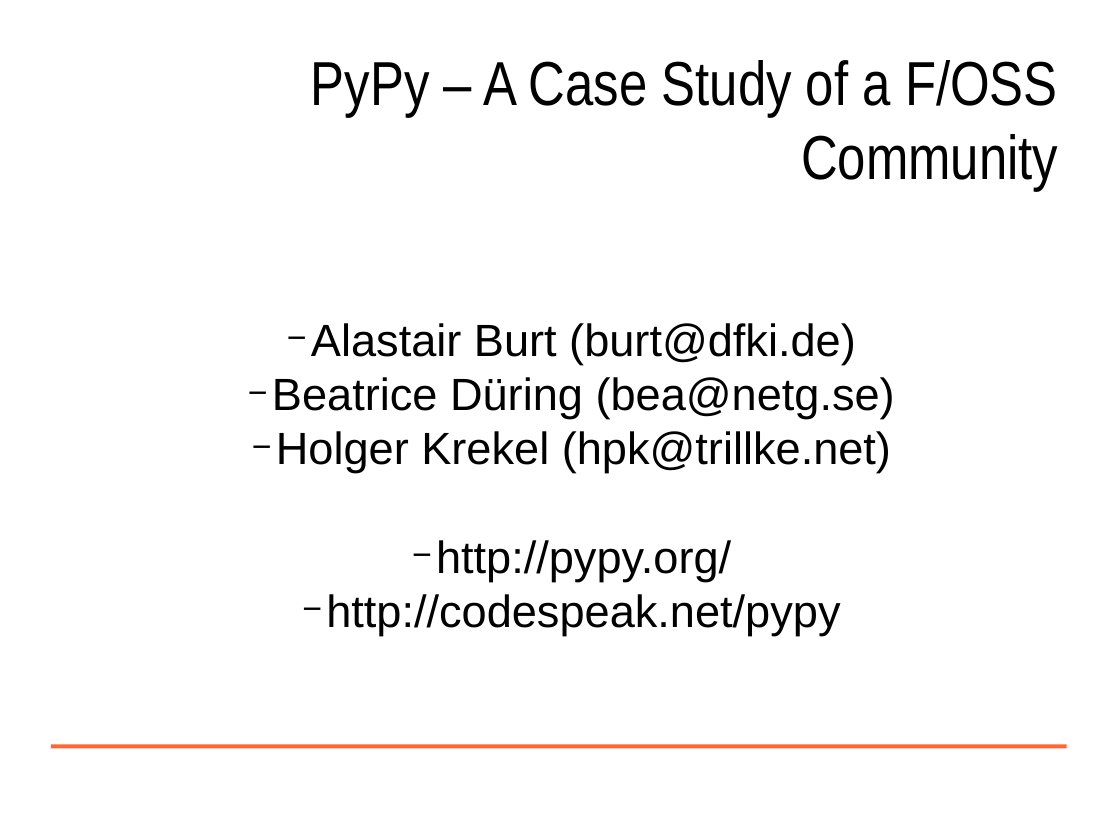
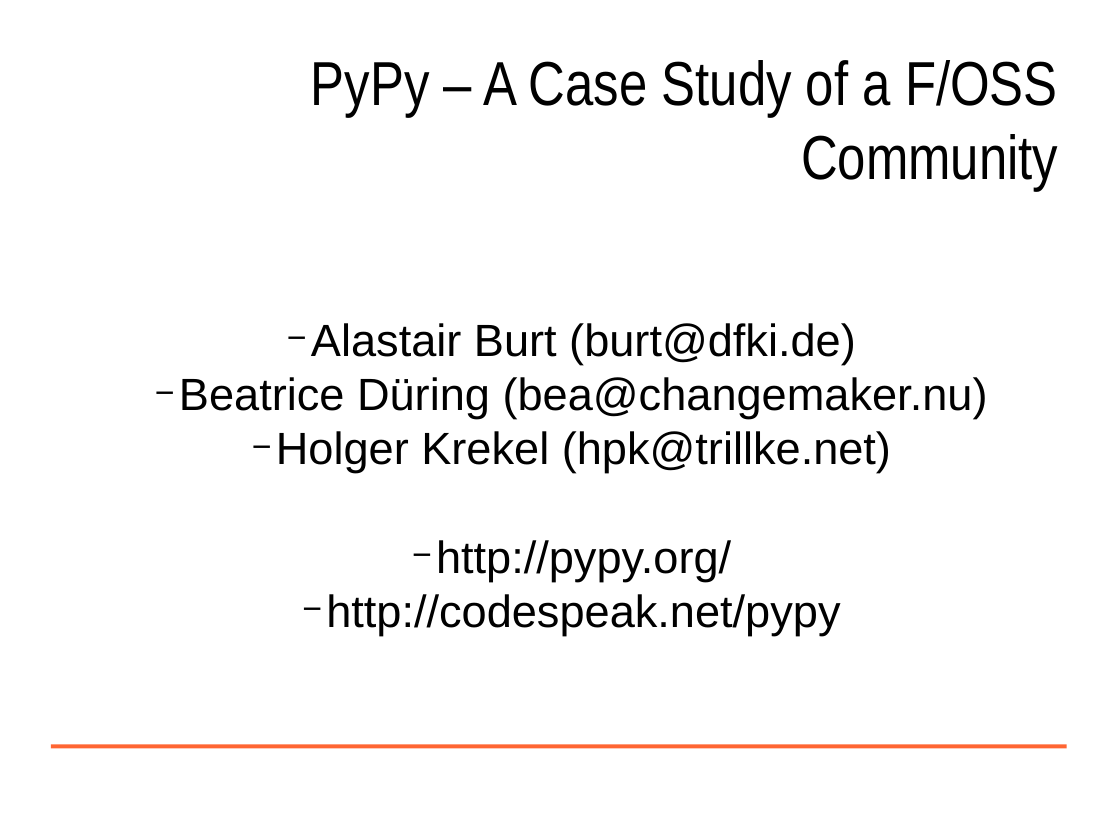
Before and after one commit to wdv4758h/pypy-extradoc, a slide deck: slide 1 of talk/pypy_euworkshop_2005-12-08/pypy-brussels-2005-12-08.odp. Drawn at 1120x840 pixels with LibreOffice and Linux fonts; fonts in the diff are those of the drawing; background and template pictures are left out. Boxes give left, top, right and bottom in pixels: in the first picture for what was removed or moved away, otherwise in the second. Text is boxed around its words. In the diff, an @@ line names an element or a change of style, - is before the commit and + after.

```diff
--- a/talk/pypy_euworkshop_2005-12-08/pypy-brussels-2005-12-08.odp
+++ b/talk/pypy_euworkshop_2005-12-08/pypy-brussels-2005-12-08.odp
@@ subtitle at (179, 377, 988, 419): text changed @@
-  − Beatrice Düring (bea@netg.se)
+  − Beatrice Düring (bea@changemaker.nu)
```
Also in this commit, not shown: 2 other slides changed, 3 slides added, 1 other file.
